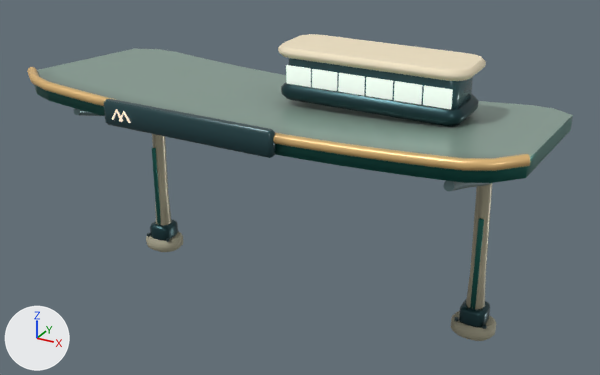
The glTF model assets/models/architecture/canopy_service.glb: old version first, new version second.
The view is the same before and after, from a 50 mm lens placed at (6.21, -10.88, 7.6), pointed at (0.22, 0.0, 2.15). The axes (+X, +Y, +Z) are drawn at lower left. The lights are the same throughout. The older version comes first. Vertices at exactly the same position are counted once.

The first picture shows 'Canopy_service'.
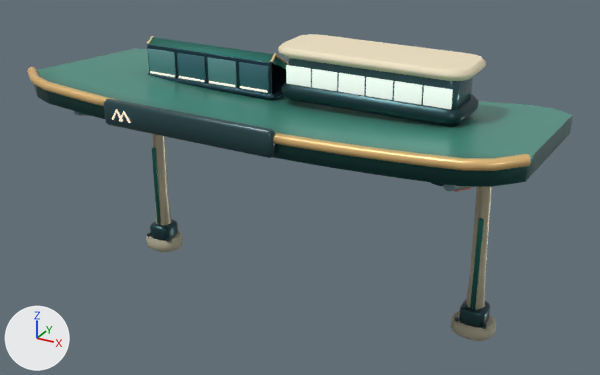
The edits, one by one:
me_canopy_service is used by ob_canopy_service; location (0.0, 0.0, 0.0).
me_canopy_service had 2307 vertices, 4486 faces and spanned x -4.15..4.15, y -1.84..1.67, z 0.0..4.47.
me_canopy_service now has 3243 vertices, 6280 faces and spans x -4.15..4.15, y -1.84..1.67, z 0.0..4.47.
me_canopy_service part 1: the loose piece of 72 vertices spanning x -2.8..-1.62, y -0.34..-0.17, z 3.3..3.34 is copied, and the copy is scaled about its middle by (0.442, 0.0951, 0.868), then moved by (-0.24, 0.27, 0.36); it spans x -2.71..-2.19, y 0.0..0.02, z 3.67..3.7.
me_canopy_service part 2: the loose piece of 72 vertices spanning x -2.8..-1.62, y -0.34..-0.17, z 3.3..3.34 is copied, and the copy is scaled about its middle by (0.442, 0.0951, 0.868), then moved by (0.37, 0.27, 0.36); it spans x -2.1..-1.59, y 0.0..0.02, z 3.67..3.7.
me_canopy_service part 3: the loose piece of 72 vertices spanning x -1.33..-0.16, y -0.34..-0.17, z 3.3..3.34 is copied, and the copy is scaled about its middle by (0.442, 0.0951, 0.868), then moved by (-0.5, 0.27, 0.36); it spans x -1.5..-0.98, y 0.0..0.02, z 3.67..3.7.
me_canopy_service part 4: the loose piece of 72 vertices spanning x -1.33..-0.16, y -0.34..-0.17, z 3.3..3.34 is copied, and the copy is scaled about its middle by (0.442, 0.0951, 0.868), then moved by (0.11, 0.27, 0.36); it spans x -0.89..-0.37, y 0.0..0.02, z 3.67..3.7.
me_canopy_service part 5: the loose piece of 72 vertices spanning x 0.02..0.44, y -0.07..-0.04, z 3.89..4.18 is copied, and the copy is scaled about its middle by (1.29, 1.04, 1.6), then moved by (-2.68, 0.09, -0.18), in mat_tint; it spans x -2.72..-2.18, y 0.02..0.04, z 3.63..4.09.
me_canopy_service part 6: the loose piece of 72 vertices spanning x 0.02..0.44, y -0.07..-0.04, z 3.89..4.18 is copied, and the copy is scaled about its middle by (1.29, 1.04, 1.6), then moved by (-2.07, 0.09, -0.18), in mat_tint; it spans x -2.12..-1.57, y 0.02..0.04, z 3.63..4.09.
me_canopy_service part 7: the loose piece of 72 vertices spanning x 0.02..0.44, y -0.07..-0.04, z 3.89..4.18 is copied, and the copy is scaled about its middle by (1.29, 1.04, 1.6), then moved by (-1.47, 0.09, -0.18), in mat_tint; it spans x -1.51..-0.96, y 0.02..0.04, z 3.63..4.09.
me_canopy_service part 8: the loose piece of 72 vertices spanning x 0.02..0.44, y -0.07..-0.04, z 3.89..4.18 is copied, and the copy is scaled about its middle by (1.29, 1.04, 1.6), then moved by (-0.86, 0.09, -0.18), in mat_tint; it spans x -0.9..-0.36, y 0.02..0.04, z 3.63..4.09.
me_canopy_service part 9: a new loose piece of 80 vertices spanning x -2.85..-0.23, y -0.01..1.37, z 3.55..3.64, in mat_metal.
me_canopy_service part 10: a new loose piece of 72 vertices spanning x -2.76..-0.32, y 0.03..0.09, z 3.56..4.15, in mat_metal.
me_canopy_service part 11: a new loose piece of 28 vertices spanning x -0.35..-0.3, y 0.04..1.31, z 3.54..4.27, in mat_paint.
me_canopy_service part 12: 175 vertices moved from x -4.1..4.1, y -1.67..1.67, z 3.2..3.6 to x -4.1..4.1, y -1.67..1.67, z 3.15..3.55; 8 vertices added at x -2.76..-0.32, y 0.06..1.3, z 3.56..4.25.
me_canopy_service part 13: 1292 kept faces spanning x -4.1..4.1, y -1.69..1.67, z 2.6..4.47 get new vertex colours.
Other edits to the shape of me_canopy_service do not show in these pictures.

Boxes (x1, y1, x2, y2) around the edits, measured in the pictures (600 x 375 px; the box of a moved part takes in the faces that stretch with it):
part 1 of me_canopy_service, added: after (150, 71, 175, 77)
part 2 of me_canopy_service, added: after (179, 76, 205, 82)
part 3 of me_canopy_service, added: after (209, 81, 235, 87)
part 4 of me_canopy_service, added: after (240, 86, 268, 93)
part 5 of me_canopy_service, added (cyan): after (148, 48, 176, 79)
part 6 of me_canopy_service, added (cyan): after (177, 53, 206, 84)
part 7 of me_canopy_service, added (cyan): after (208, 57, 237, 89)
part 8 of me_canopy_service, added (cyan): after (239, 62, 269, 94)
part 9 of me_canopy_service, added: after (148, 72, 286, 100)
part 10 of me_canopy_service, added: after (147, 44, 272, 94)
part 11 of me_canopy_service, added: after (270, 53, 289, 65)
part 12 of me_canopy_service, moved or reshaped (mostly hidden): before (34, 85, 573, 183); after (34, 37, 573, 187)
part 13 of me_canopy_service, recoloured (grey to cyan): (36, 49, 573, 190) in both
